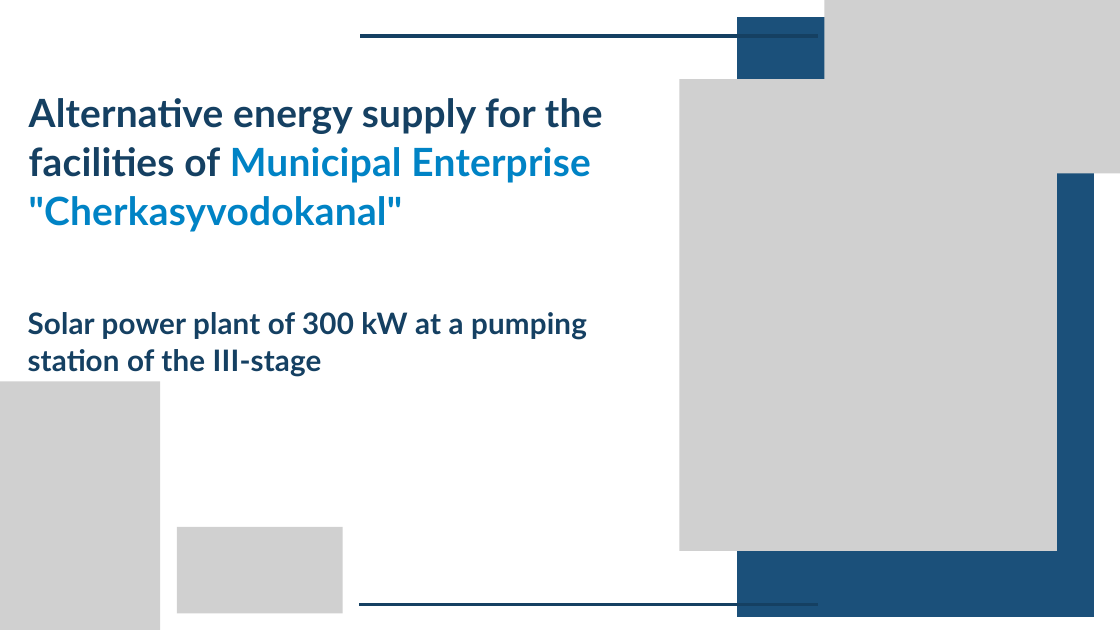
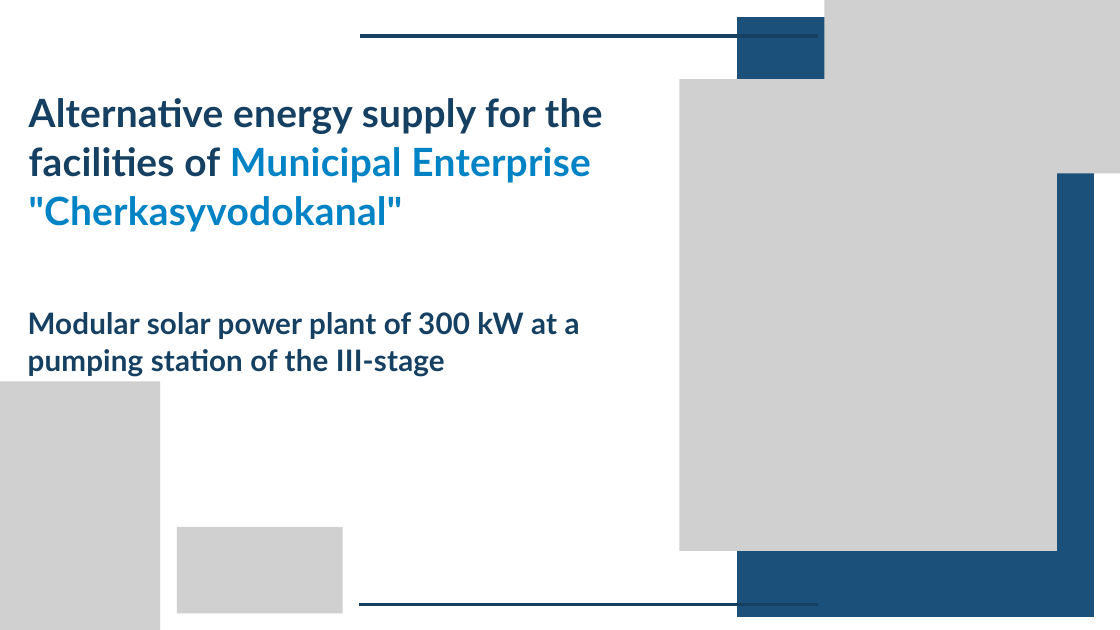
Before and after one commit to Digital-transformation-chmr/Rebuild-Ukraine, a slide deck: slide 1 of public/projects/14-solar-power-plant-at-a-pumping-station/14-solar-power-plant-at-a-pumping-station.pptx. Drawn at 1120x630 pixels with LibreOffice and Linux fonts; fonts in the diff are those of the drawing; grey boxes stand for pictures; background and template pictures are left out. Boxes give left, top, right and bottom in pixels: in the first picture for what was removed or moved away, otherwise in the second. Text is boxed around its words. In the diff, an @@ line names an element or a change of style, - is before the commit and + after.

```diff
--- a/public/projects/14-solar-power-plant-at-a-pumping-station/14-solar-power-plant-at-a-pumping-station.pptx
+++ b/public/projects/14-solar-power-plant-at-a-pumping-station/14-solar-power-plant-at-a-pumping-station.pptx
@@ text at (x1=28, y1=312, x2=580, y2=377): text changed @@
-Solar power plant of 300 kW at a pumping station of the III-stage
+Modular solar power plant of 300 kW at a pumping station of the III-stage
```
Also in this commit, not shown: 1 other slide changed, 5 other files.
